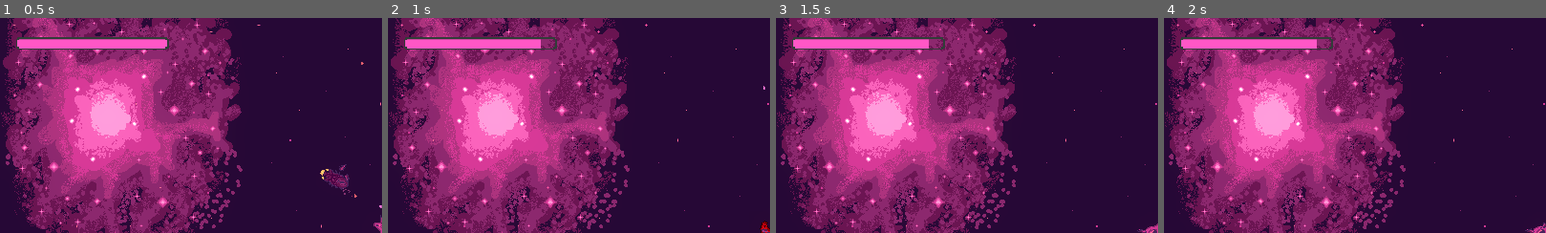
Above: before the commit, frames 1-4 (left to right).
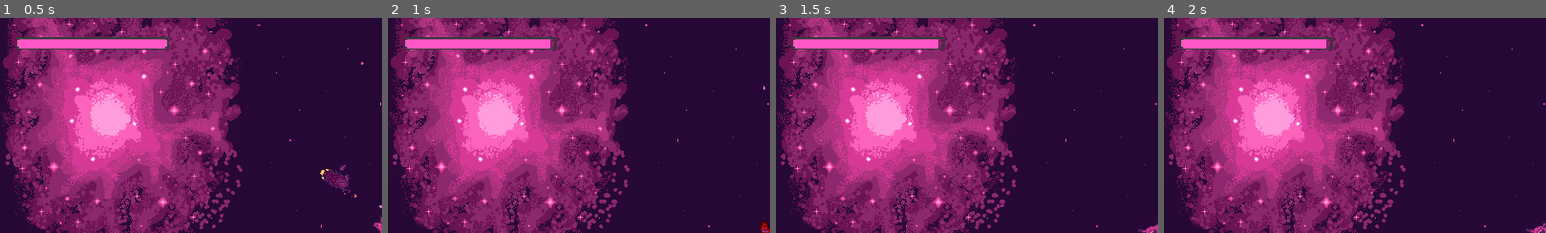
Above: after the commit, the same moments.

Repository: bear-minimum-studio/space-bear
Game: Godot game, scene res://test/TestGame.tscn
Same seed, same stepped clock (60 frames per second), same inputs: the game is played once before the commit and once after it. This scene is started directly instead of the project's main scene.
Inputs:
- Up to frame 1 (0.5 s): no input
- Up to frame 2 (1 s): tap Enter (upgrade) at 0.5 s; hold Right (turn_right) from 0.53 s (still down); hold X (cycle_selection) from 0.53 s (still down)
- Up to frame 3 (1.5 s): release Right (turn_right) at 1.28 s; release X (cycle_selection) at 1.28 s; hold Ctrl (brake) from 1.28 s (still down); tap Down (decelerate) at 1.35 s
- Up to frame 4 (2 s): keep holding Ctrl (brake)
The pictures show only the part of the screen within x 0-50%, y 0-50%; the shares and areas given below are measured in that part.

Frame 1 is identical in both runs. In frame 2, 0.1% of the frame differs, in the area x 40-43%, y 9-15%; in frame 3, 0.1%; in frame 4, 0.1%.

Commit message:
feat: add damage amount system and adjust params

Diff:
--- a/health-system/HealthSystem.gd
+++ b/health-system/HealthSystem.gd
@@ -23,7 +23,7 @@
 signal hp_changed
 signal dead
 
-func on_hit():
+func on_hit(amount: int):
 	var previous_health = health
 
 	if health <= 0:
@@ -31,7 +31,7 @@
 		return
 
 	if health > 0:
-		health -= 1
+		health -= amount
 	_on_health_change(previous_health)
 
 	if health <= 0:
@@ -44,19 +44,19 @@
 	health = max_health
 	_on_health_change(previous_health)
 
-static func hit_health_system(node: Node2D):
+static func hit_health_system(node: Node2D, amount: int):
 	var health_system = node.find_child('HealthSystem')
 	if health_system != null:
-		health_system.on_hit()
+		health_system.on_hit(amount)
 
-static func heal_health_system(node: Node2D):
+static func heal_health_system(node: Node2D, amount: int):
 	var health_system = node.find_child('HealthSystem')
 	if health_system != null:
-		health_system.heal()
+		health_system.heal(amount)
 
-func heal():
+func heal(amount: int):
 	var previous_health = health
-	health += 10
+	health += amount
 	if health > max_health:
 		health = max_health
 	_on_health_change(previous_health)
--- a/npc/civilians/TurretShip.tscn
+++ b/npc/civilians/TurretShip.tscn
@@ -1,9 +1,9 @@
-[gd_scene load_steps=6 format=3]
+[gd_scene load_steps=6 format=3 uid="uid://tems6a6m6bm3"]
 
 [ext_resource type="PackedScene" uid="uid://etyatu5407jp" path="res://npc/civilians/AbstractCivilianShip.tscn" id="1_0bdkf"]
 [ext_resource type="Texture2D" uid="uid://876ifecl54ww" path="res://npc/civilians/vaisseau_defense.png" id="2_0o62w"]
 [ext_resource type="Texture2D" uid="uid://dg1k0isxxsv4q" path="res://npc/civilians/vaisseau_defense_flammes.png" id="3_qquy2"]
-[ext_resource type="PackedScene" path="res://weapons/turrets/bullet-turrets/AutoBulletTurret.tscn" id="4_273rr"]
+[ext_resource type="PackedScene" uid="uid://cd5agnegfannm" path="res://weapons/turrets/bullet-turrets/AutoBulletTurret.tscn" id="4_273rr"]
 
 [sub_resource type="CircleShape2D" id="CircleShape2D_t24if"]
 
--- a/npc/enemies/Enemy.tscn
+++ b/npc/enemies/Enemy.tscn
@@ -1,8 +1,8 @@
-[gd_scene load_steps=5 format=3]
+[gd_scene load_steps=5 format=3 uid="uid://bh7yvpcxoyabu"]
 
 [ext_resource type="PackedScene" uid="uid://cxxrm5lvp7lfs" path="res://npc/enemies/AbstractEnemy.tscn" id="1_vfgof"]
 [ext_resource type="Script" path="res://npc/enemies/Enemy.gd" id="2_56xao"]
-[ext_resource type="PackedScene" path="res://weapons/turrets/bullet-turrets/AutoBulletTurret.tscn" id="3_1eig1"]
+[ext_resource type="PackedScene" uid="uid://cd5agnegfannm" path="res://weapons/turrets/bullet-turrets/AutoBulletTurret.tscn" id="3_1eig1"]
 [ext_resource type="Script" path="res://npc/enemies/ProximityBehavior.gd" id="4_0quev"]
 
 [node name="Enemy" instance=ExtResource("1_vfgof")]
--- a/npc/mother-ship/MotherShip.tscn
+++ b/npc/mother-ship/MotherShip.tscn
@@ -78,9 +78,13 @@
 [node name="AutoLaserTurret" parent="Turrets" index="4" instance=ExtResource("6_c82vx")]
 turret_range = 1000.0
 laser_range = 1000.0
+damage = 30
 turret_allegiance = 1
+shots_per_second = 1.0
 
 [node name="AutoHealingTurret" parent="Turrets" index="5" instance=ExtResource("7_cfp20")]
 position = Vector2(-55, 0)
 turret_range = 800.0
 laser_range = 800.0
+heal = 20
+shots_per_second = 1.0
--- a/player/Player.tscn
+++ b/player/Player.tscn
@@ -95,7 +95,7 @@
 [node name="HealthSystem" parent="." node_paths=PackedStringArray("hurtable_body") instance=ExtResource("11_n0jhs")]
 hurtable_body = NodePath("..")
 healable = true
-max_health = 50
+max_health = 100
 
 [node name="HurtAnimation" parent="." instance=ExtResource("12_uwy2g")]
 
@@ -106,6 +106,7 @@
 [node name="Turret" parent="Turrets" instance=ExtResource("14_0m4ls")]
 position = Vector2(25, 0)
 bullet_spread = 2.5
+bullet_damage = 2
 turret_allegiance = 1
 
 [node name="AutoTurret" parent="Turrets" instance=ExtResource("15_5mq6c")]
--- a/weapons/projectiles/bullet/Bullet.gd
+++ b/weapons/projectiles/bullet/Bullet.gd
@@ -1,13 +1,15 @@
 extends Area2D
 
 @export var bullet_range = 1000
+@export var damage = 1
 
 @onready var bullet_impact = $BulletImpact
 
 var velocity = Vector2.ZERO;
 var initial_position = null
 
-func init(global_shooter_position, global_shooter_rotation, shooter_velocity, bullet_speed):
+func init(global_shooter_position, global_shooter_rotation, shooter_velocity, bullet_speed, bullet_damage):
+	damage = bullet_damage
 	var shooter_direction = Vector2.from_angle(global_shooter_rotation);
 	global_position = global_shooter_position
 	global_rotation = global_shooter_rotation
@@ -30,7 +32,7 @@
 	_hit(area)
 
 func _hit(area_or_body):
-	HealthSystem.hit_health_system(area_or_body)
+	HealthSystem.hit_health_system(area_or_body, damage)
 
 	_disable_bullet()
 	bullet_impact.adapt_style_then_play(area_or_body)
--- a/weapons/projectiles/bullet/Bullet.tscn
+++ b/weapons/projectiles/bullet/Bullet.tscn
@@ -1,4 +1,4 @@
-[gd_scene load_steps=7 format=3]
+[gd_scene load_steps=7 format=3 uid="uid://oic28pv86o7"]
 
 [ext_resource type="Script" path="res://weapons/projectiles/bullet/Bullet.gd" id="1_himu5"]
 [ext_resource type="Texture2D" uid="uid://cgdmolk0kdsay" path="res://player/projectile.png" id="2_l10y0"]
--- a/weapons/projectiles/laser/HealingLaser.gd
+++ b/weapons/projectiles/laser/HealingLaser.gd
@@ -1,4 +1,4 @@
 extends "res://weapons/projectiles/laser/Laser.gd"
 
 func _hit(area_or_body):
-	var health_system = HealthSystem.heal_health_system(area_or_body)
+	var health_system = HealthSystem.heal_health_system(area_or_body, damage_or_heal)
--- a/weapons/projectiles/laser/Laser.gd
+++ b/weapons/projectiles/laser/Laser.gd
@@ -7,15 +7,18 @@
 
 var shooter: Node2D
 
+@export var damage_or_heal = 1
+
 @export var laser_range = 500.0:
 	set(new_range):
 		laser_range = new_range
 		_update_sprite_length(laser_range)
 		_update_raycast_range(laser_range)
 
-func init(laser_range_init, shooter_init: Node2D):
+func init(laser_range_init, shooter_init: Node2D, damage_or_heal_init: int):
 	self.laser_range = laser_range_init
 	self.shooter = shooter_init
+	self.damage_or_heal = damage_or_heal_init
 
 func _ready():
 	_update_raycast_range(laser_range)
@@ -52,4 +55,4 @@
 	line_2d.set_point_position(last_point_index, length * Vector2.RIGHT)
 
 func _hit(area_or_body):
-	HealthSystem.hit_health_system(area_or_body)
+	HealthSystem.hit_health_system(area_or_body, damage_or_heal)
--- a/weapons/turrets/bullet-turrets/BulletTurret.gd
+++ b/weapons/turrets/bullet-turrets/BulletTurret.gd
@@ -2,6 +2,7 @@
 
 @export_range(0.0, 100.0) var bullet_spread = 0.0
 @export_range(50.0,1000.0,50.0,"or_greater") var bullet_speed : float = 500.0
+@export_range(1, 30) var bullet_damage = 1
 
 var bullet_spread_angle:
 	get: return (bullet_spread / 100) * PI / 2
@@ -17,4 +18,4 @@
 	var shooting_angle = global_rotation + imprecision
 
 	var new_bullet = bullet_type_scene[turret_allegiance].instantiate()
-	new_bullet.init(nozzle.global_position, shooting_angle, shooter_velocity, bullet_speed)
+	new_bullet.init(nozzle.global_position, shooting_angle, shooter_velocity, bullet_speed, bullet_damage)
--- a/weapons/turrets/bullet-turrets/BulletTurret.tscn
+++ b/weapons/turrets/bullet-turrets/BulletTurret.tscn
@@ -7,4 +7,5 @@
 script = ExtResource("2_4n7jk")
 bullet_spread = 10.0
 bullet_speed = 500.0
+bullet_damage = 1
 shots_per_second = 12.0
--- a/weapons/turrets/healing-turrets/HealingTurret.gd
+++ b/weapons/turrets/healing-turrets/HealingTurret.gd
@@ -1,12 +1,13 @@
 extends "res://weapons/turrets/AbstractTurret.gd"
 
 @export var laser_range = 300.0
+@export var heal = 5
 
 var laser_scene = preload("res://weapons/projectiles/laser/HealingLaser.tscn")
 
 func _on_shoot():
 	var new_laser = laser_scene.instantiate()
-	new_laser.init(laser_range, shooter)
+	new_laser.init(laser_range, shooter, heal)
 	new_laser.global_rotation = self.global_rotation
 	new_laser.global_position = nozzle.global_position
 	WorldReference.current_world.add_child(new_laser)
--- a/weapons/turrets/healing-turrets/HealingTurret.tscn
+++ b/weapons/turrets/healing-turrets/HealingTurret.tscn
@@ -6,3 +6,4 @@
 [node name="HealingTurret" instance=ExtResource("1_kdjg1")]
 script = ExtResource("2_05s84")
 laser_range = 300.0
+heal = 5
--- a/weapons/turrets/laser-turrets/LaserTurret.gd
+++ b/weapons/turrets/laser-turrets/LaserTurret.gd
@@ -1,12 +1,13 @@
 extends "res://weapons/turrets/AbstractTurret.gd"
 
 @export var laser_range = 300.0
+@export_range(1, 30) var damage = 1
 
 var laser_scene = preload("res://weapons/projectiles/laser/Laser.tscn")
 
 func _on_shoot():
 	var new_laser = laser_scene.instantiate()
-	new_laser.init(laser_range, shooter)
+	new_laser.init(laser_range, shooter, damage)
 	new_laser.global_rotation = self.global_rotation
 	new_laser.global_position = nozzle.global_position
 	WorldReference.current_world.add_child(new_laser)
Not shown: 1 places in World.tscn that only renumber resources
